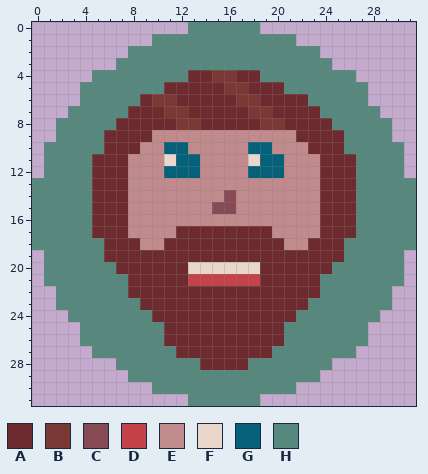
Pixel-art file: assets/randolf.aseprite. That is the earlier state.
32x32 pixels, 1 frame.
Palette (. is transparent): A #6d2b2f  B #7c3834  C #884a57  D #c44348  E #c18a8d  F #e9d7cb  G #05617a  H #57887e
Once edited:
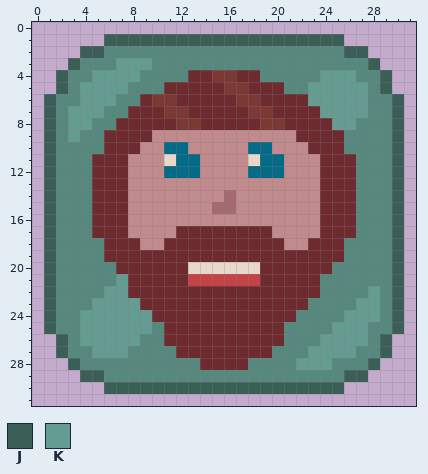
Colours new in this view: J #3b5e57  K #649c91
From the commit log: Update icon/logo
The exact change:
Colour C changes from #884a57 to #a46a72.
Colour G changes from #05617a to #056a85.
Layer "BG":
There is now colour H in row 2 at x 6 to 7 and 24 to 25; in row 3 at x 4 to 6 and 25 to 27; in row 4 at x 3 to 4 and 27 to 28; in row 5 at x 3 and 28; in row 6 at x 2 to 3 and 28 to 29; in row 7 at x 2 and 29.
There is now colour H in row 24 at x 2 and 29; in row 25 at x 2 to 3 and 28 to 29; in row 26 at x 3 and 28; in row 27 at x 3 to 4 and 27 to 28; in row 28 at x 4 to 6 and 25 to 27; in row 29 at x 6 to 7 and 24 to 25.
There is now colour J in row 1 at x 6 to 9 and 22 to 25; in row 2 at x 4 to 5 and 26 to 27; in row 3 at x 3 and 28; in rows 4 to 5 at x 2 and 29; in rows 6 to 9 at x 1 and 30; in rows 22 to 25 at x 1 and 30.
There is now colour J in rows 26 to 27 at x 2 and 29; in row 28 at x 3 and 28; in row 29 at x 4 to 5 and 26 to 27; in row 30 at x 6 to 9 and 22 to 25.
The edit turns colour H into colour J in row 1 at x 10 to 21; in rows 10 to 21 at x 1 and 30; in row 30 at x 10 to 21.
The edit turns colour H into colour K in row 3 at x 7 to 9; in row 4 at x 5 to 8 and 24 to 26; in row 5 at x 4 to 7 and 23 to 27; in row 6 at x 4 to 6 and 23 to 27; in row 7 at x 3 to 5 and 24 to 27; in row 8 at x 3 to 4 and 25 to 26.
The edit turns colour H into colour K in row 9 at x 3; in row 21 at x 7; in row 22 at x 6 to 7 and 28; in row 23 at x 5 to 8 and 27 to 28; in row 24 at x 4 to 9 and 26 to 28; in row 25 at x 4 to 9 and 25 to 27.
The edit turns colour H into colour K in row 26 at x 4 to 8 and 24 to 27; in row 27 at x 5 to 7 and 23 to 26; in row 28 at x 22 to 24.
Colour H is gone in row 0 at x 13 to 18; in rows 13 to 18 at x 0 and 31; in row 31 at x 13 to 18.
